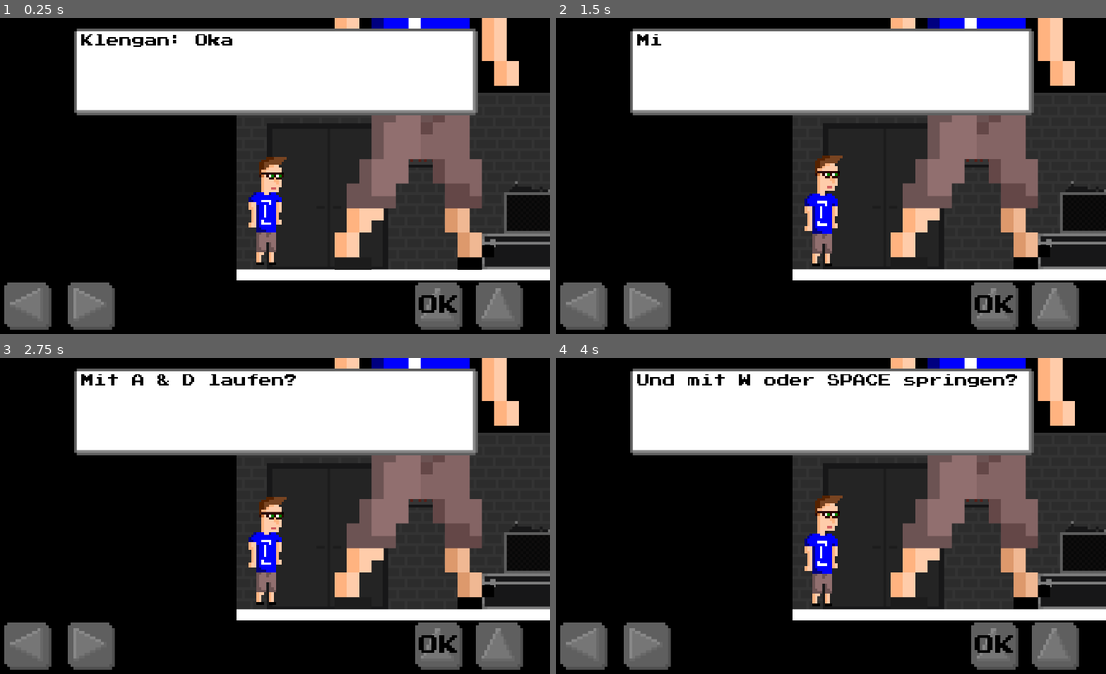
Above: before the commit, frames 1-4 (two rows, left to right).
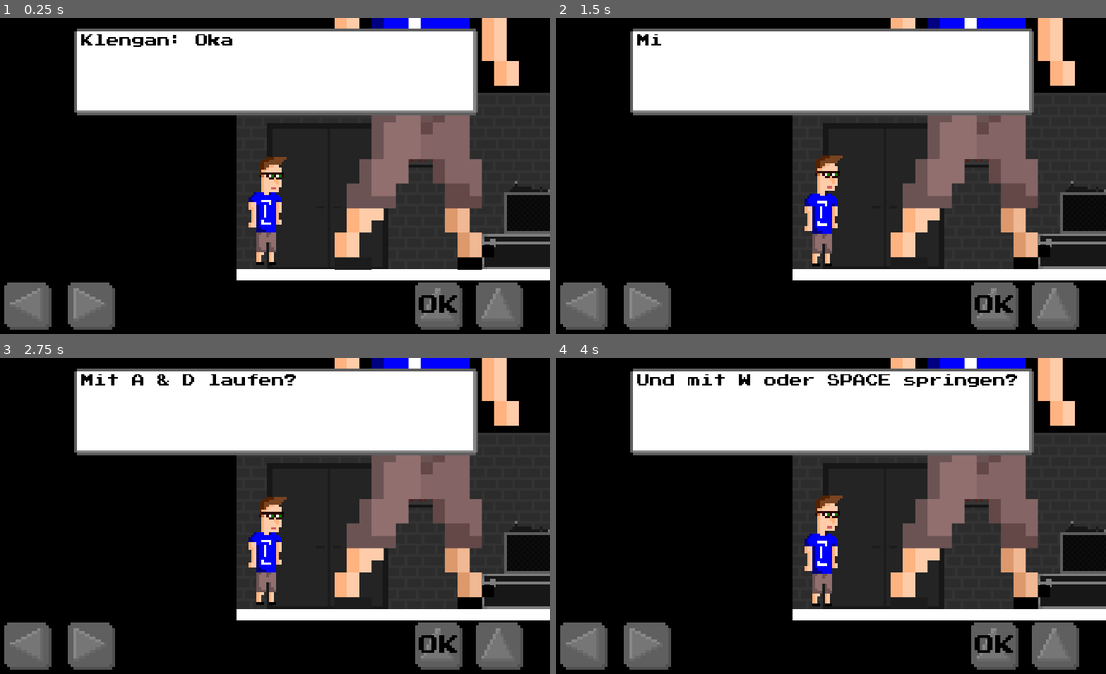
Above: after the commit, the same moments.

Repository: klenganthegame/KlenganTheGame
Game: Godot game, scene res://level/Level1.tscn
The game is run twice, just before and just after one commit, with the same random seed, the same clock (stepped at 60 frames per second) and the same inputs.
Inputs:
- Up to frame 1 (0.25 s): no input
- Up to frame 2 (1.5 s): tap Enter (accept) at 0.5, 1.35 s; hold Enter (accept) 0.53-1.28 s; hold D (walk_right) from 0.53 s (still down); tap Space (jump) at 0.77 s
- Up to frame 3 (2.75 s): tap Space (jump) at 1.52 s; tap Enter (accept) at 2 s; release D (walk_right) at 2.03 s; hold A (walk_left) from 2.03 s (still down); hold Enter (accept) from 2.03 s (still down)
- Up to frame 4 (4 s): release A (walk_left) at 2.78 s; release Enter (accept) at 2.78 s; hold D (walk_right) from 2.78 s (still down); tap Enter (accept) at 2.85 s; tap Space (jump) at 3.02, 3.77 s; hold Enter (accept) from 3.53 s (still down)

The runs differ from the first frame. In frame 1, 0.6% of the frame differs, in the area x 1-100%, y 3-98%; in frame 2, 0.6%; in frame 3, 0.6%; in frame 4, 0.6%.

Commit message:
pixelart optimization

Diff:
--- a/project.godot
+++ b/project.godot
@@ -25,6 +25,29 @@
 
 window/stretch/mode="2d"
 window/stretch/aspect="keep_width"
+
+[importer_defaults]
+
+texture={
+"compress/bptc_ldr": 0,
+"compress/hdr_mode": 0,
+"compress/lossy_quality": 0.7,
+"compress/mode": 0,
+"compress/normal_map": 0,
+"detect_3d": false,
+"flags/anisotropic": false,
+"flags/filter": false,
+"flags/mipmaps": false,
+"flags/repeat": 0,
+"flags/srgb": 2,
+"process/HDR_as_SRGB": false,
+"process/fix_alpha_border": true,
+"process/invert_color": false,
+"process/premult_alpha": false,
+"size_limit": 0,
+"stream": false,
+"svg/scale": 1.0
+}
 
 [input]
 
